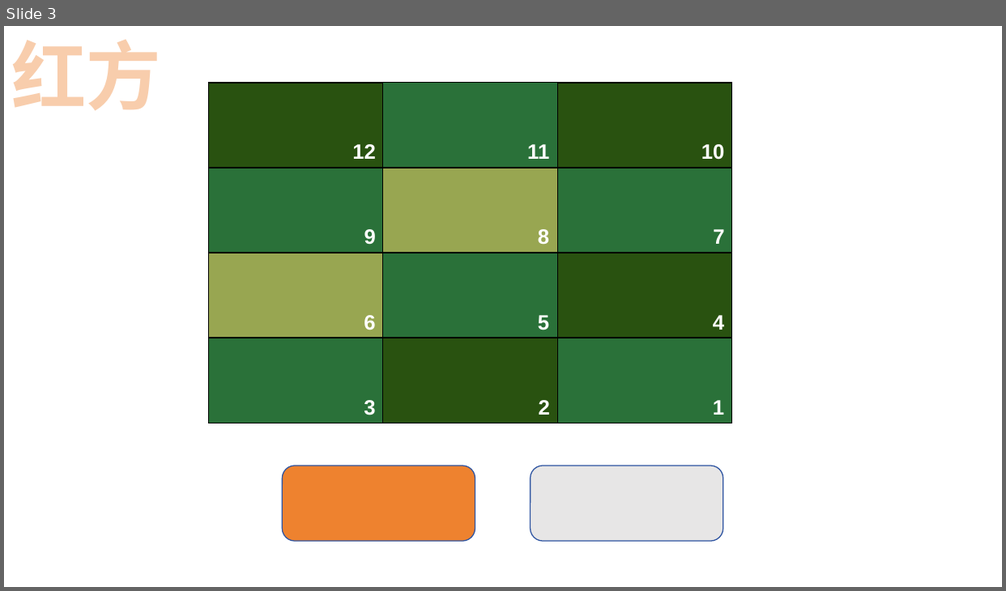
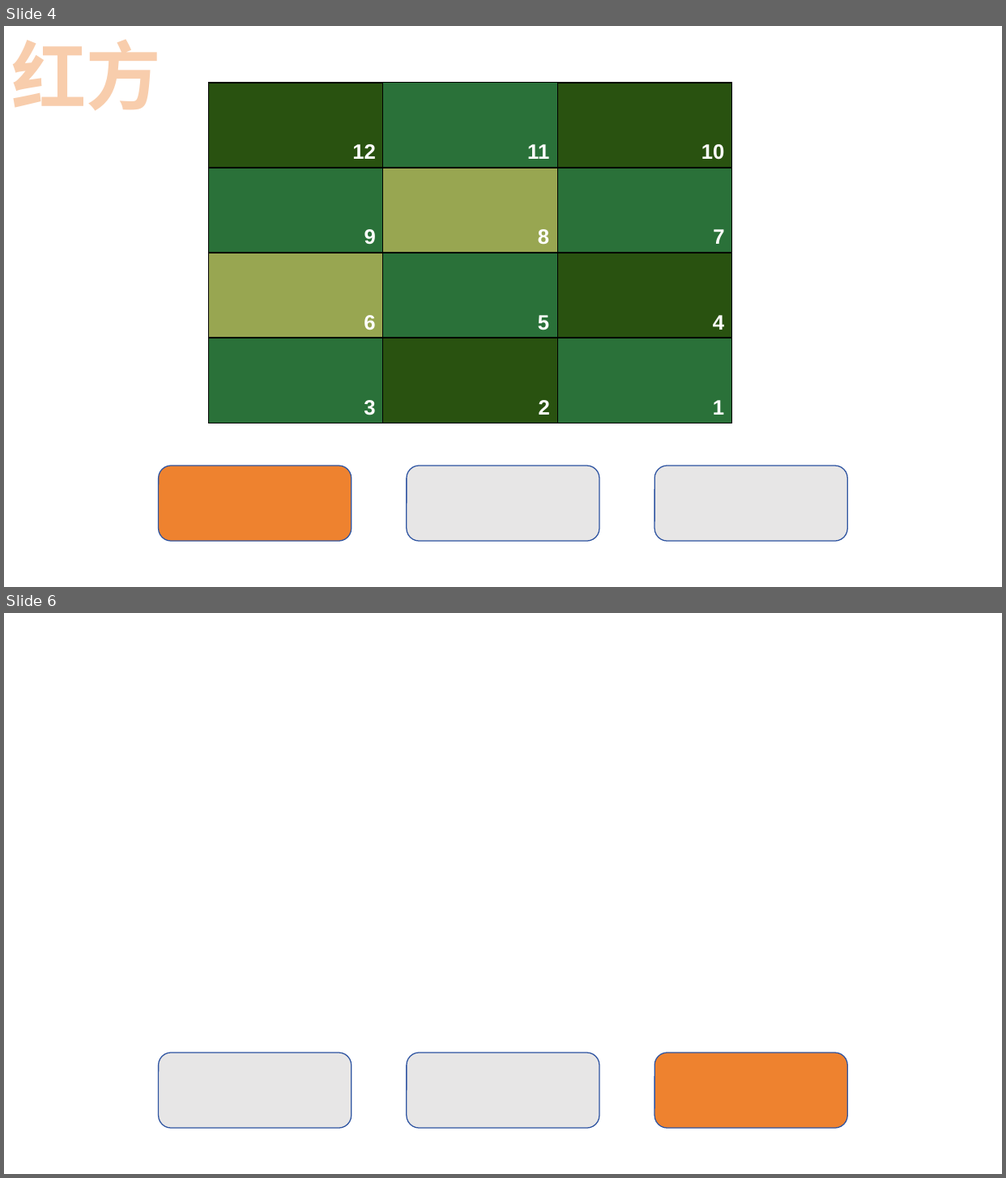
Before and after one commit to yurt0125/rc26_remote_control, a slide deck: 遥控器显示/素材/v3/v3.pptx. Shown one above the other, each under a label of ours: slide 3 before the commit, slides 4 and 6 after it; the slides between them are not shown. The pictures are 1006x591 and 1006x1178 pixels, drawn with LibreOffice and Linux fonts; fonts in the diff are those of the drawing. Boxes give left, top, right and bottom in pixels: in the first picture for what was removed or moved away, otherwise in the second. Text is boxed around its words. In the diff, an @@ line names an element or a change of style, - is before the commit and + after.

```diff
--- a/遥控器显示/素材/v3/v3.pptx
+++ b/遥控器显示/素材/v3/v3.pptx
@@ slide 6 added at bbox=[4, 613, 1002, 1174], background #FFFFFF @@
@@ rounded rectangle added at bbox=[158, 1053, 351, 1129], fill #E7E6E6, outline #2E54A1 1 pt @@
@@ rounded rectangle added at bbox=[407, 1053, 600, 1129], fill #E7E6E6, outline #2E54A1 1 pt @@
@@ rounded rectangle added at bbox=[654, 1053, 848, 1129], fill #EE822F, outline #2E54A1 1 pt @@
@@ what was slide 3 is now slide 4 @@
@@ slide 4 changed as well @@
@@ rounded rectangle: place and size @@
-rounded rectangle at bbox=[283, 466, 475, 542]
+rounded rectangle at bbox=[158, 466, 351, 542]
@@ rounded rectangle: place and size @@
-rounded rectangle at bbox=[530, 466, 723, 542]
+rounded rectangle at bbox=[407, 466, 600, 542]
@@ rounded rectangle added at bbox=[654, 466, 848, 542], fill #E7E6E6, outline #2E54A1 1 pt @@
```
Also in this commit, not shown: 1 other slide changed, 3 other slides added, 2 slides removed, 30 other files.
